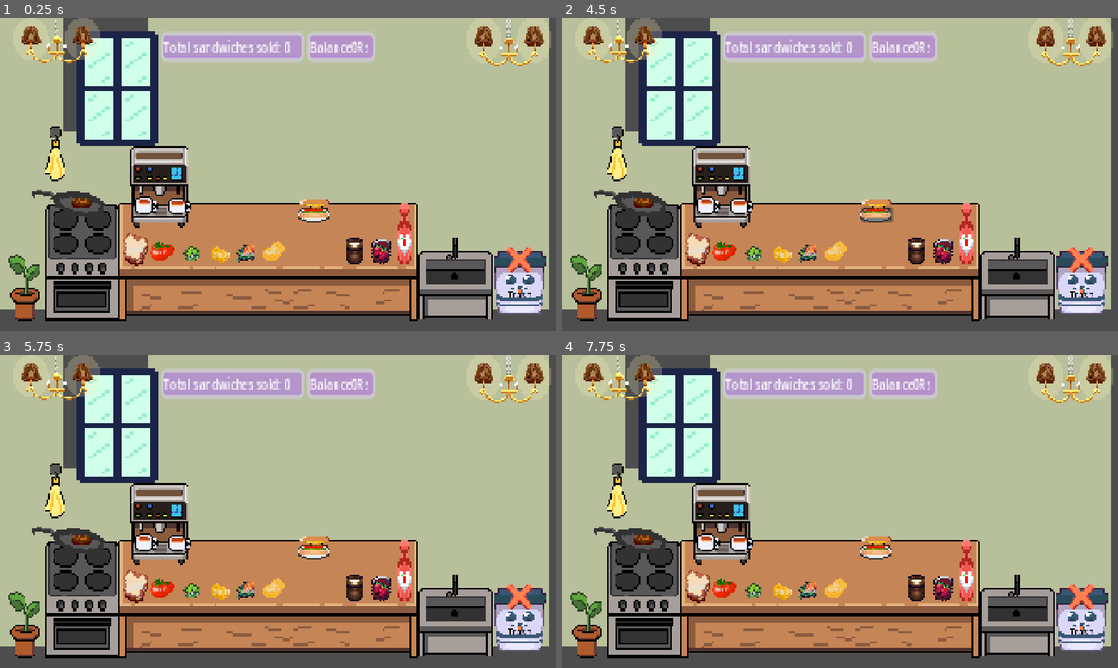
Above: before the commit, frames 1-4 (two rows, left to right).
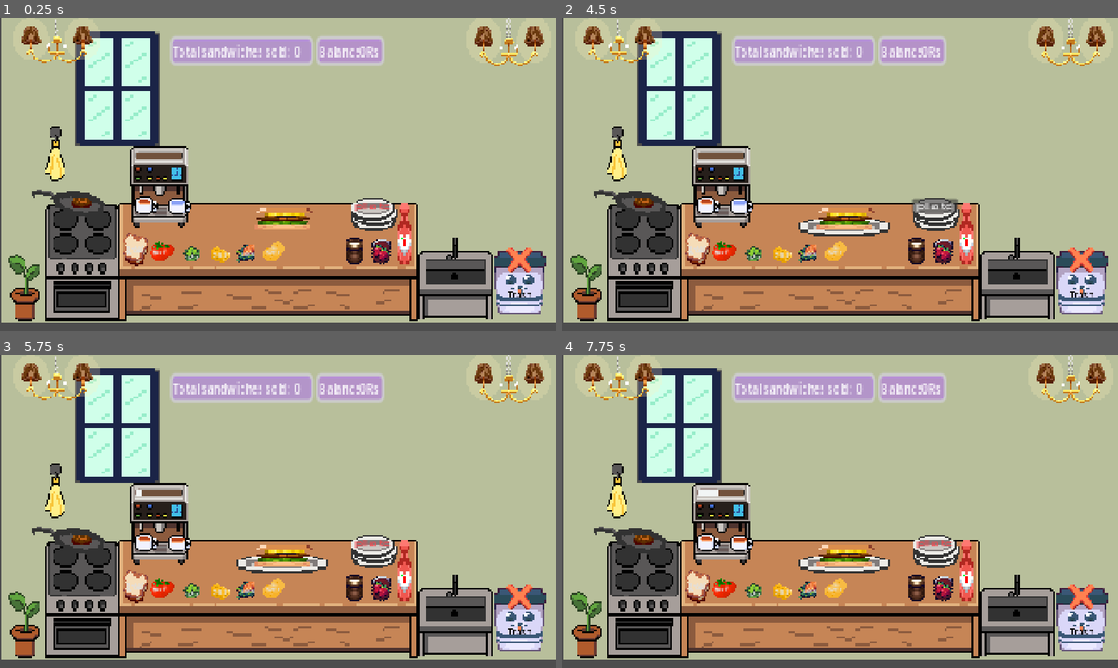
Above: after the commit, the same moments.

Repository: dushyantyadav0303/master-chefs
Game: Godot game, scene res://game.tscn
Same seed, same stepped clock (60 frames per second), same inputs: the game is played once before the commit and once after it. Sound files missing from this copy of the repository are replaced by a short silence.
Inputs (mouse positions are in pixels of both pictures, inside the frame that each line leads up to; where the layout moved, square brackets give the same spot in the first picture):
- Up to frame 1 (0.25 s): no input
- Up to frame 2 (4.5 s): click "Trash" at 0.5 s; click "tomato" at 1.25 s; click "potato" at 2 s; click "corn" at 2.75 s; click "cheese" at 3.5 s; click "plate" at 4.25 s
- Up to frame 3 (5.75 s): click (161, 527) [161, 511] at 5 s
- Up to frame 4 (7.75 s): click "Bread" at 5.75 s; click "Cabbage" at 6.5 s; click (645, 558) at 7.25 s

The runs differ from the first frame. In frame 1, 9.6% of the frame differs, in the area x 0-100%, y 0-98%; in frame 2, 10%; in frame 3, 10%; in frame 4, 10%.
Error before the commit: Invalid access to property or key 'plate_name' on a base object of type 'null instance'. (res://script/main.gd:53)
Error after the commit: Cannot call method 'add_child' on a null value. (res://script/plate.gd:35)

Commit message:
woohuuu! coffee machine started
I debugged the whole coffee machine, trash bin and plates stacks script,
now that coffee machine start working my brain stop brainning lol

Diff:
--- a/default_bus_layout.tres
+++ b/default_bus_layout.tres
@@ -1,4 +1,4 @@
 [gd_resource type="AudioBusLayout" format=3 uid="uid://dn8qk6n4lyf86"]
 
 [resource]
-bus/0/volume_db = 6.0199986
+bus/0/volume_db = 0.22724533
--- a/game.tscn
+++ b/game.tscn
@@ -19,7 +19,7 @@
 [ext_resource type="Texture2D" uid="uid://byobmyw3wa53k" path="res://assest/Ingredient/food/potato1.png" id="13_7sc4i"]
 [ext_resource type="Texture2D" uid="uid://blw22xxp07gwy" path="res://assest/sprites/plate.png" id="16_e8heu"]
 [ext_resource type="Texture2D" uid="uid://cky0rkewmnqpr" path="res://assest/sprites/coffee-machine.png" id="19_boyg6"]
-[ext_resource type="Texture2D" uid="uid://dcw4ft76n5e7" path="res://assest/sprites/white-mug.png" id="20_e36ub"]
+[ext_resource type="Texture2D" uid="uid://bvw0eof2uifoq" path="res://assest/sprites/plates.png" id="21_iu0sx"]
 [ext_resource type="Script" uid="uid://cgvtpv0b884d1" path="res://script/plate.gd" id="23_qhcbd"]
 [ext_resource type="Texture2D" uid="uid://16tmctww04ge" path="res://assest/Ingredient/food/9pancake.png" id="24_36jdj"]
 [ext_resource type="Script" uid="uid://chpe0qkh27tq3" path="res://script/griller.gd" id="24_bnpwn"]
@@ -34,6 +34,8 @@
 [ext_resource type="Texture2D" uid="uid://dpjxif6e51d61" path="res://assest/Ingredient/food/I_cheese.png" id="28_7knny"]
 [ext_resource type="Texture2D" uid="uid://bwybqjqxt36k0" path="res://assest/Ingredient/food/018_citron.png" id="29_082n1"]
 [ext_resource type="Texture2D" uid="uid://dumbl3qannpj6" path="res://assest/Ingredient/food/9pancake-cooked.png" id="30_xex6t"]
+[ext_resource type="Texture2D" uid="uid://5udashrkrbfl" path="res://assest/sprites/white-mug1.png" id="34_aa0lp"]
+[ext_resource type="AudioStream" uid="uid://cx2terefsdili" path="res://sound/coffee-sound.mp3" id="35_aa0lp"]
 [ext_resource type="Script" uid="uid://422kmm8vje13" path="res://script/client_spawner.gd" id="35_xex6t"]
 
 [sub_resource type="StyleBoxFlat" id="StyleBoxFlat_eow3j"]
@@ -375,10 +377,10 @@
 anchor_top = 0.94200003
 anchor_right = 0.423
 anchor_bottom = 0.94200003
-offset_left = -845.16003
-offset_top = -1073.3601
-offset_right = 1202.84
-offset_bottom = 79.63995
+offset_left = -807.16003
+offset_top = -1025.3601
+offset_right = 1240.84
+offset_bottom = 127.63995
 scale = Vector2(0.9421049, 0.91999996)
 texture = ExtResource("6_f1jbl")
 
@@ -387,10 +389,10 @@
 anchor_left = 0.37109375
 anchor_right = 1.2006993
 anchor_bottom = 0.18995146
-offset_left = -876.6328
-offset_top = -76.0
-offset_right = -1535.3384
-offset_bottom = -176.08856
+offset_left = -844.5
+offset_top = -62.0
+offset_right = -1503.2056
+offset_bottom = -162.08856
 grow_horizontal = 2
 scale = Vector2(2.335683, 3.3466692)
 alignment = 1
@@ -636,22 +638,32 @@
 texture = ExtResource("12_vaj68")
 
 [node name="plate" type="Node2D" parent="ingredients layer" unique_id=45250385]
-position = Vector2(980, 686)
+position = Vector2(870.69904, 725.00006)
+scale = Vector2(1.9752083, 1.1718256)
 script = ExtResource("23_qhcbd")
 
+[node name="plate-stack" type="TextureRect" parent="ingredients layer/plate" unique_id=397475288]
+offset_left = 107.22491
+offset_top = -119.47175
+offset_right = 155.22491
+offset_bottom = -71.47175
+scale = Vector2(2.3036559, 3.8834887)
+texture = ExtResource("21_iu0sx")
+
 [node name="Plate pic" type="TextureRect" parent="ingredients layer/plate" unique_id=989871711]
-offset_left = -83.72232
-offset_top = -70.0
-offset_right = 81.27768
-offset_bottom = 70.0
+offset_left = -119.16401
+offset_top = -73.55252
+offset_right = 45.83599
+offset_bottom = 66.44748
+scale = Vector2(1.4200003, 1.1016805)
 texture = ExtResource("16_e8heu")
 
 [node name="plate Button" type="Button" parent="ingredients layer/plate" unique_id=241025622]
-offset_left = -50.981598
-offset_top = -27.999998
-offset_right = -2.981598
-offset_bottom = 3.000002
-scale = Vector2(2.2800026, 1.6799976)
+offset_left = 119.656784
+offset_top = -81.92351
+offset_right = 167.65677
+offset_bottom = -50.923508
+scale = Vector2(1.7026327, 1.3355286)
 theme_override_colors/font_color = Color(0.9428692, 0.27933386, 0.3056225, 1)
 theme_override_styles/normal = SubResource("StyleBoxEmpty_5fw58")
 theme_override_styles/normal_mirrored = SubResource("StyleBoxEmpty_nvl6m")
@@ -773,13 +785,13 @@
 [node name="Sprite2D" type="Sprite2D" parent="coffee machine" unique_id=391223593]
 position = Vector2(497, 578.00006)
 scale = Vector2(4.6333127, 4.5154)
-texture = ExtResource("20_e36ub")
+texture = ExtResource("34_aa0lp")
 
 [node name="coffee Button" type="Button" parent="coffee machine" unique_id=1516104853]
-offset_left = 347.87033
-offset_top = 455.0
-offset_right = 536.87036
-offset_bottom = 635.0
+offset_left = 346.84717
+offset_top = 512.0
+offset_right = 535.84717
+offset_bottom = 692.0
 theme_override_styles/normal = SubResource("StyleBoxEmpty_cfc7e")
 theme_override_styles/normal_mirrored = SubResource("StyleBoxEmpty_cfc7e")
 theme_override_styles/pressed = SubResource("StyleBoxEmpty_cfc7e")
@@ -802,6 +814,9 @@
 theme_override_styles/fill = SubResource("StyleBoxFlat_e36ub")
 show_percentage = false
 
+[node name="coffee-sound" type="AudioStreamPlayer" parent="coffee machine" unique_id=1199667395]
+stream = ExtResource("35_aa0lp")
+
 [node name="client-spawner" type="Node2D" parent="." unique_id=951247173]
 z_index = -1
 position = Vector2(1314, 481)
--- a/project.godot
+++ b/project.godot
@@ -10,7 +10,7 @@
 
 [application]
 
-config/name="Master Chefs"
+config/name="master-chefs"
 run/main_scene="uid://b4bqmp3f21c28"
 config/features=PackedStringArray("4.7", "Mobile")
 config/icon="res://icon.svg"
@@ -36,3 +36,4 @@
 textures/canvas_textures/default_texture_filter=0
 rendering_device/driver.windows="d3d12"
 renderer/rendering_method="gl_compatibility"
+renderer/rendering_method.mobile="gl_compatibility"
--- a/scene/client.tscn
+++ b/scene/client.tscn
@@ -74,11 +74,10 @@
 
 [node name="OrderSound" type="AudioStreamPlayer2D" parent="." unique_id=1458272379]
 stream = ExtResource("5_jgjsk")
-volume_db = 24.0
 
 [node name="AngrySound" type="AudioStreamPlayer2D" parent="." unique_id=1948654820]
 stream = ExtResource("6_16yn3")
-volume_db = 24.0
+volume_db = 10.0
 
 [node name="confusedsound" type="AudioStreamPlayer2D" parent="." unique_id=485211659]
 stream = ExtResource("7_h7r7o")
--- a/script/client_spawner.gd
+++ b/script/client_spawner.gd
@@ -3,7 +3,7 @@
 
 
 
-var client_scene = preload("res://scene/Client.tscn")
+var client_scene = preload("res://scene/client.tscn")
 
 var positions_occupied = []
 
--- a/script/coffee_machine.gd
+++ b/script/coffee_machine.gd
@@ -13,14 +13,14 @@
 		if get_parent().item_held == 'none':
 			is_busy = false
 			filled = false
-			$coffee.texture = null
+			$Sprite2D.texture = preload("res://assest/sprites/white-mug1.png")
 			$ProgressBar.value = 0
 			get_parent().item_held = 'coffee'
 			return
 	if is_busy:
 		return
-	$coffee.texture = drink_cup_texture
-	$colafilling.play()
+	$Sprite2D.texture = drink_cup_texture
+	$"coffee-sound".play()
 	is_busy = true
 	filled = false
 	$ProgressBar.value = 0
--- a/script/main.gd
+++ b/script/main.gd
@@ -8,7 +8,7 @@
 var total_sandwiches_sold = 0
 
 func _ready():
-	AudioServer.set_bus_volume_db(0, -32)
+
 	$"CanvasLayer/HBoxContainer/sandwich sold".text = 'Total sandwiches sold: ' + str(total_sandwiches_sold) + "    "
 	$"CanvasLayer/HBoxContainer/balance".text = 'Balance' + str(balance) + "Rs "
 
@@ -20,9 +20,10 @@
 	$"ingredients layer/potato/potato Button".pressed.connect(func(): on_ingredient_pressed('potato'))
 	#$"griller/TextureRect2/griller button".pressed.connect(on_griller_pressed)
 	#$"boiler/boiler Button".pressed.connect(on_boiler_pressed)
-
+	$"ingredients layer/plate/Plate pic".hide()
 func on_ingredient_pressed(ingredient_name: String):
 	if ingredient_name == 'potato':
+		print("aluuu")
 		return
 	#$"ingredients layer/AudioStreamPlayer".play()
 	plate.add_ingredient(ingredient_name)
@@ -42,6 +43,7 @@
 	plate.bottom_bread_added = false
 	plate.top_bread_added = false
 	plate.has_cheese = false
+	$"ingredients layer/plate/Plate pic".hide()
 	plate.plate_name = 'none'
 	plate.potato_counter = 0
 
@@ -50,7 +52,9 @@
 
 func _on_plate_button_pressed() -> void:
 	if item_held == 'none':
-		item_held =$plate.plate_name
+		item_held =$"ingredients layer/plate".plate_name
+		$"ingredients layer/plate/Plate pic".show()
+		print("plate dedo")
 
 func append_balance(type):
 	if type == 'coffee':
Not shown, added: sound/coffee-sound.mp3.import
Not shown, changed: scene.zip
Not shown, changed: script.zip
Not shown, added: sound/coffee-sound.mp3
